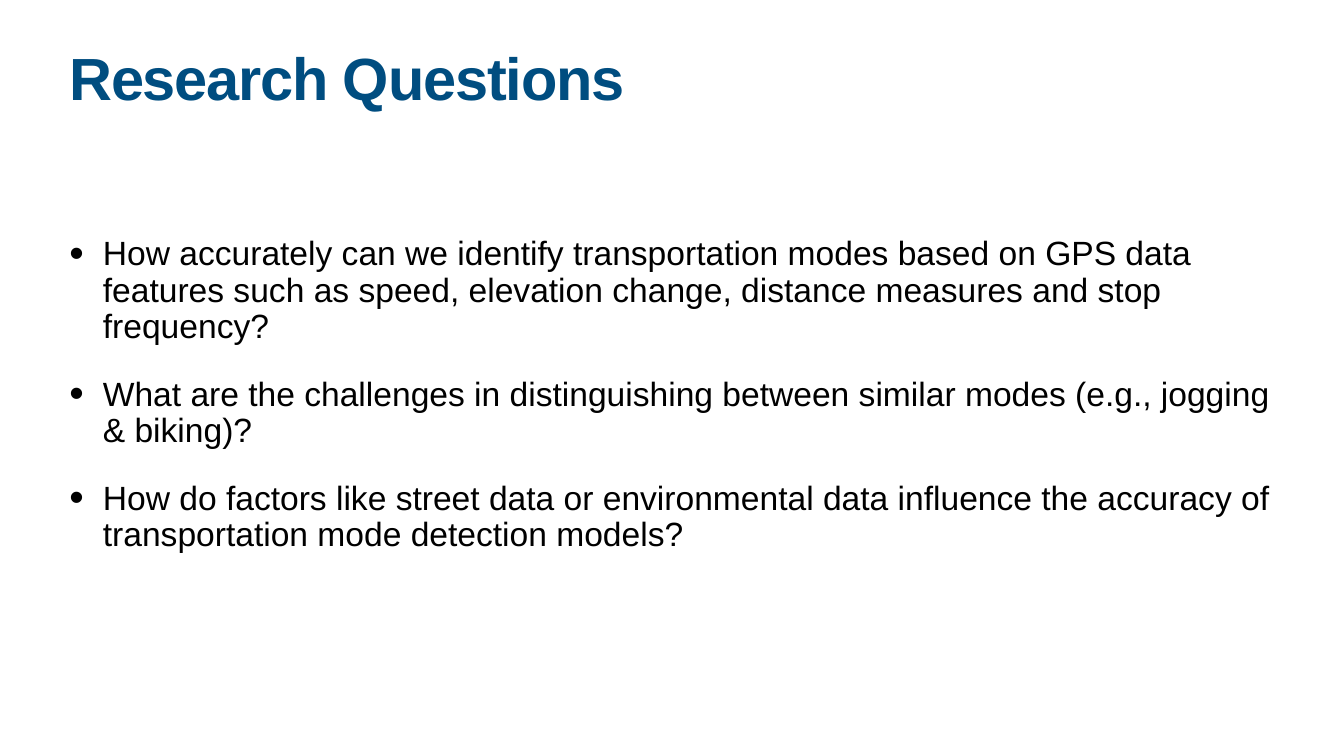
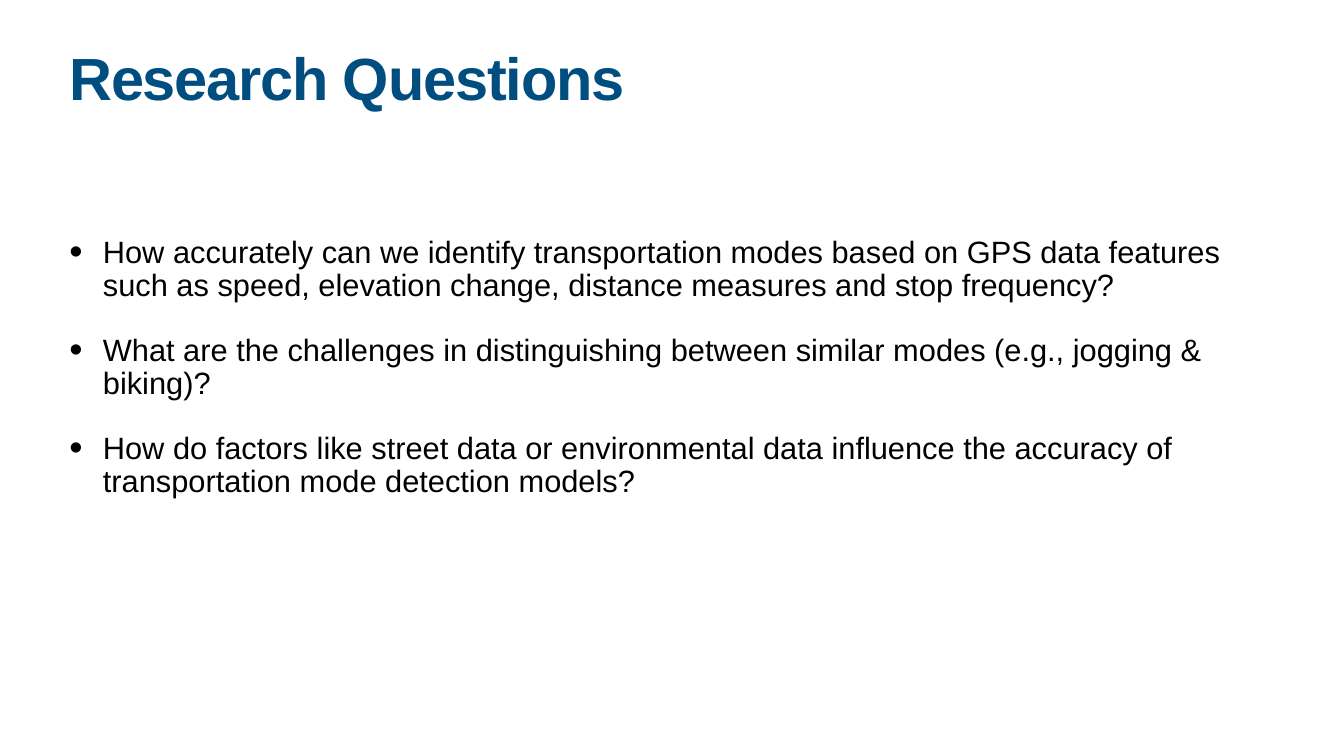
Before and after one commit to jonglr/GEO880-Project, a slide deck: slide 3 of Presentation.pptx. Drawn at 1344x756 pixels with LibreOffice and Linux fonts; fonts in the diff are those of the drawing. Boxes give left, top, right and bottom in pixels: in the first picture for what was removed or moved away, otherwise in the second. Text is boxed around its words. In the diff, an @@ line names an element or a change of style, - is before the commit and + after.

```diff
--- a/Presentation.pptx
+++ b/Presentation.pptx
@@ text "How accurately can we identify ..." at box(103, 240, 1220, 498): size 48 to 44 pt @@
```
Also in this commit, not shown: 4 other slides changed, 1 slide added.
